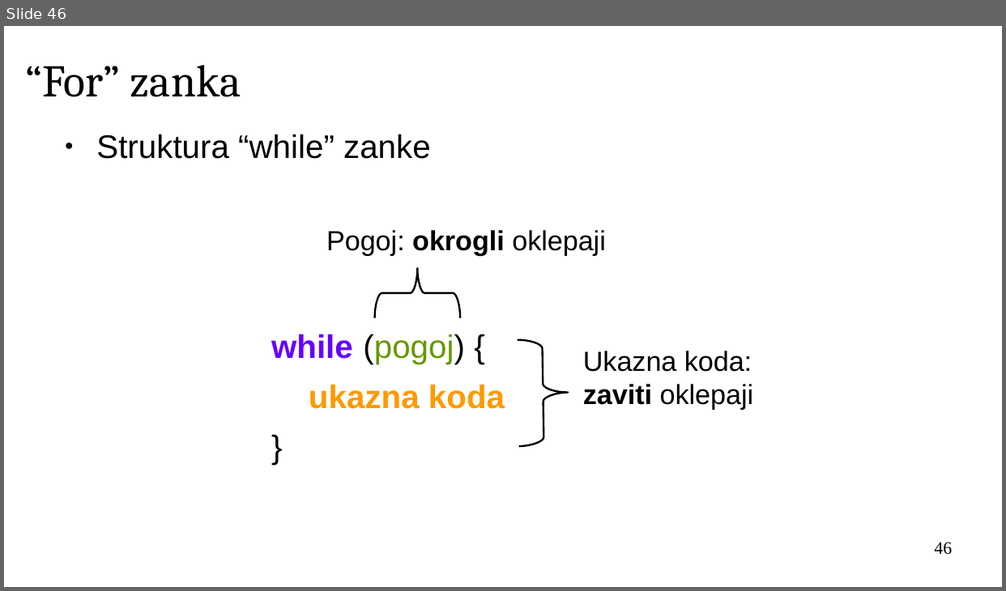
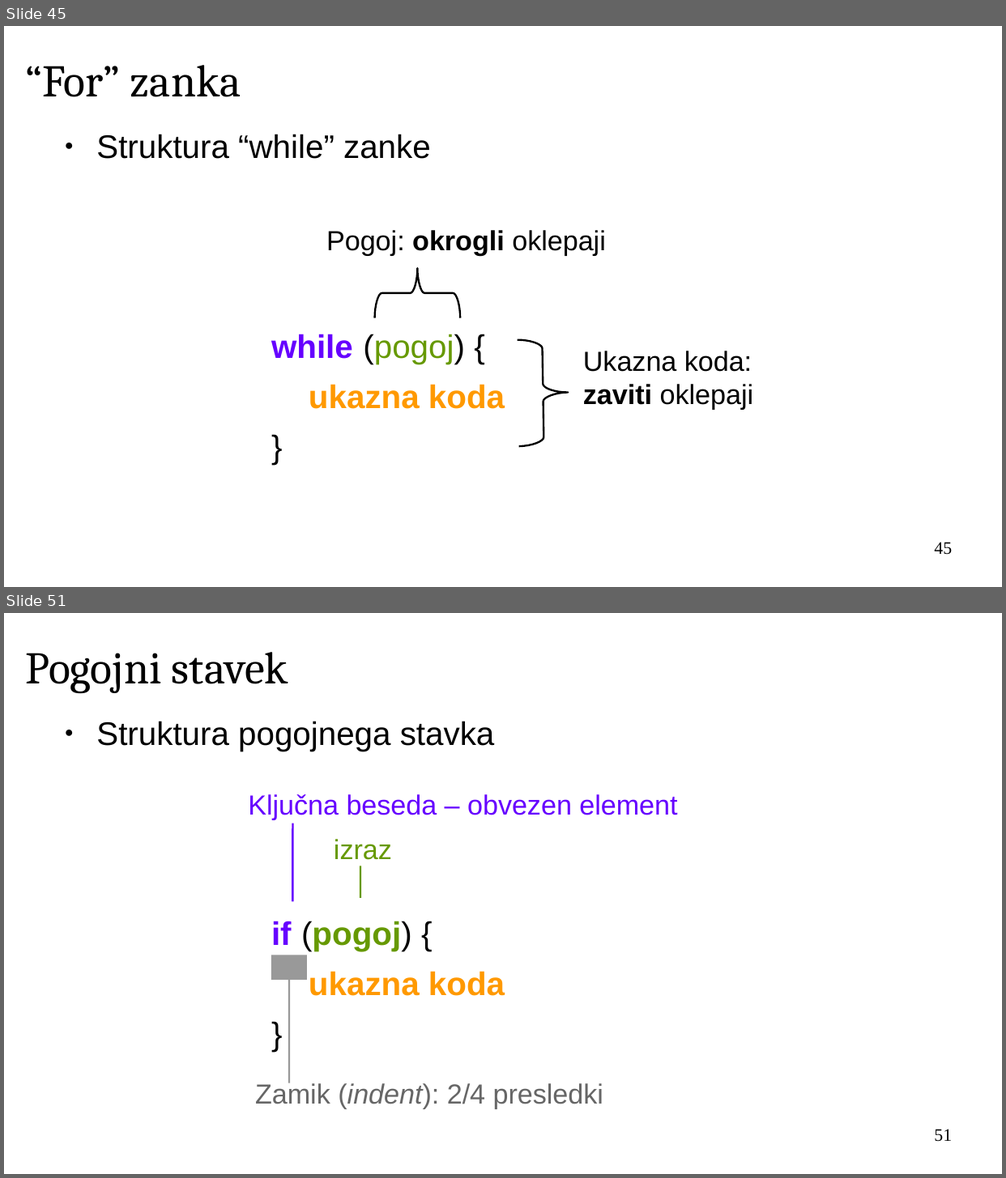
Before and after one commit to janaobsteter/R_tecaj, a slide deck: IT_Rtecaj.odp. Shown one above the other, each under a label of ours: slide 46 before the commit, slides 45 and 51 after it; the slides between them are not shown. The pictures are 1006x591 and 1006x1178 pixels, drawn with LibreOffice and Linux fonts; fonts in the diff are those of the drawing; background and template pictures are left out. Boxes give left, top, right and bottom in pixels: in the first picture for what was removed or moved away, otherwise in the second. Text is boxed around its words. In the diff, an @@ line names an element or a change of style, - is before the commit and + after.

```diff
--- a/IT_Rtecaj.odp
+++ b/IT_Rtecaj.odp
@@ slide 51 added at <box>4,613,1002,1174</box>, background #FFFFFF @@
@@ title added at <box>25,652,288,694</box>, 36 pt, text #000000 @@
+Pogojni stavek
@@ text added at <box>96,721,505,996</box>, 26 pt, text #000000 @@
+● Struktura pogojnega stavka
+if (pogoj) {
+ukazna koda
+}
@@ text added at <box>248,794,677,820</box>, 22 pt, text #6600FF @@
+Ključna beseda – obvezen element
@@ line added from (293, 902) to (293, 823), #6600FF 1.5 pt @@
@@ text added at <box>334,839,392,860</box>, 22 pt, text #669900 @@
+izraz
@@ line added from (360, 898) to (360, 867), #669900 1.5 pt @@
@@ rectangle added at <box>271,956,306,981</box>, fill #999999 @@
@@ line added from (289, 1084) to (289, 977), #999999 1.5 pt @@
@@ text added at <box>255,1081,603,1109</box>, 22 pt, text #666666 @@
+Zamik (indent): 2/4 presledki
@@ page number added at <box>934,1129,952,1142</box>, 14 pt, text #000000 @@
+51
@@ what was slide 46 is now slide 45 @@
@@ page number at <box>934,542,952,555</box>: text changed @@
-46
+45
```
Also in this commit, not shown: 11 slides changed, 16 other slides added, 1 other file.
